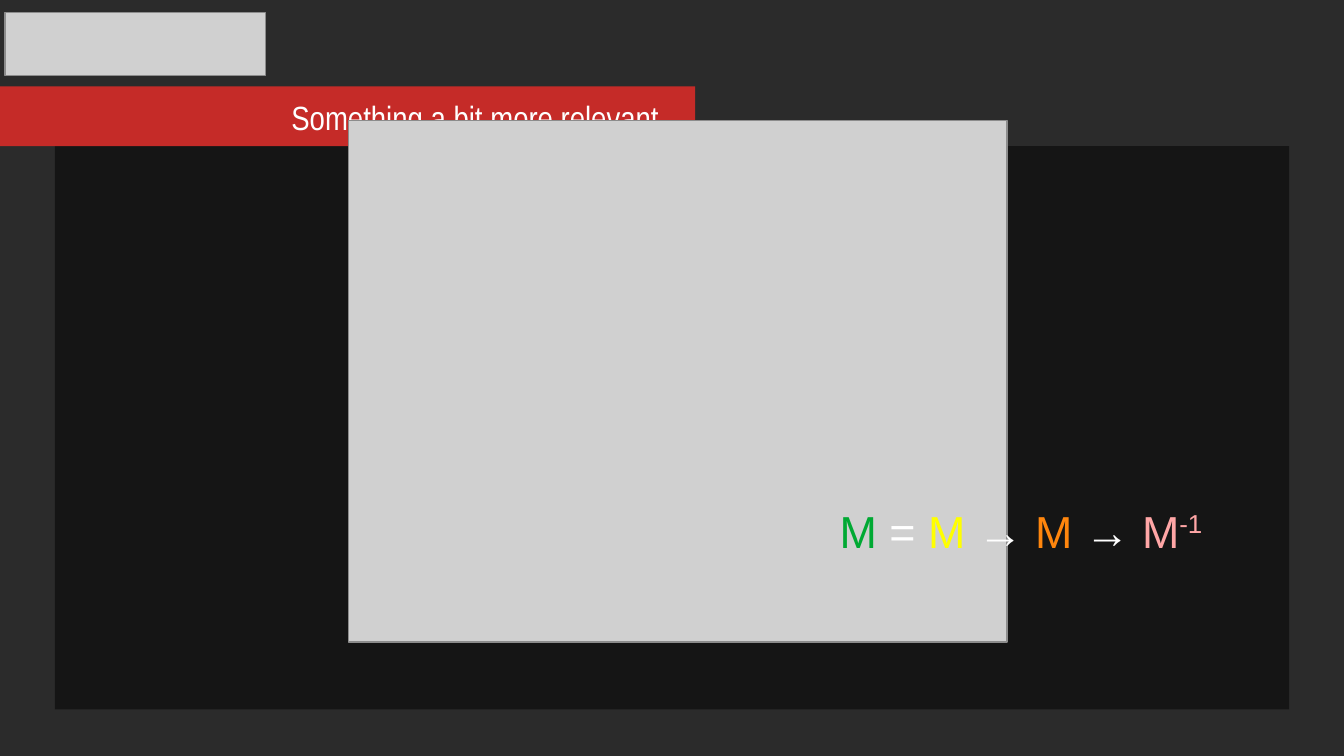
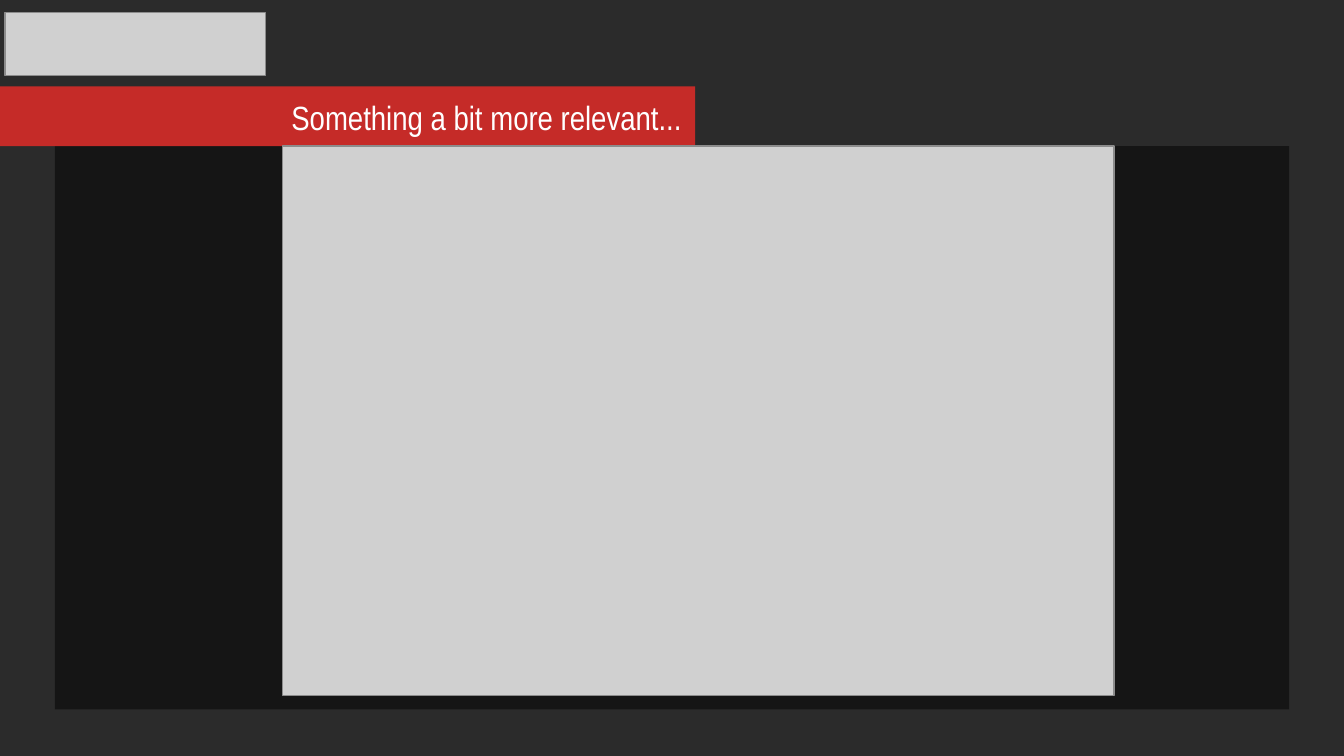
Before and after one commit to mikosz/type-safety, a slide deck: slide 28 of ask-not-what-you-can-do-for-the-compiler.odp (slide 25 before the commit). Drawn at 1344x756 pixels with LibreOffice and Linux fonts; fonts in the diff are those of the drawing; grey boxes stand for pictures; background and template pictures are left out; a plain dark background stands for a picture behind light text. Boxes give left, top, right and bottom in pixels: in the first picture for what was removed or moved away, otherwise in the second. Text is boxed around its words. In the diff, an @@ line names an element or a change of style, - is before the commit and + after.

Commit message:
Updated presentation - images

```diff
--- a/ask-not-what-you-can-do-for-the-compiler.odp
+++ b/ask-not-what-you-can-do-for-the-compiler.odp
@@ picture resized from (x1=348, y1=121, x2=1007, y2=642) to (x1=282, y1=146, x2=1114, y2=696) @@
@@ text removed at (x1=840, y1=515, x2=1202, y2=548) @@
-M = M → M → M-1
```
Also in this commit, not shown: 28 other slides changed, 7 slides added, 13 other files.
